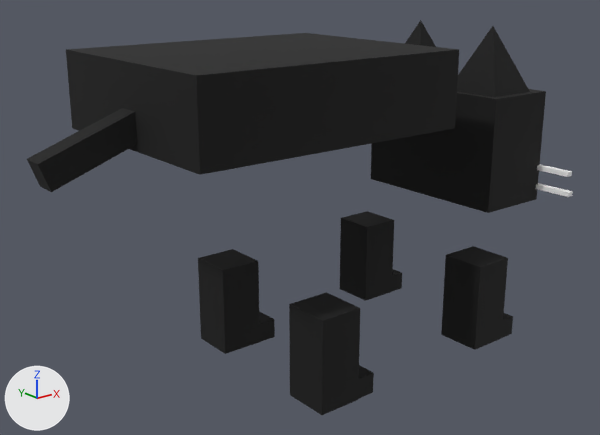
The FBX model GameTemplate/Game/Assets/modelData/neko/neko.fbx, before and after one commit.
One viewpoint serves both versions: a camera (50 mm lens) standing at (-3.38, -3.79, 1.46) and looking at (-0.28, 0.08, -0.09). The axes (+X, +Y, +Z) are drawn at lower left. The lights are the same throughout. Where no turn or scale is listed for an object, it has been applied to the vertices.
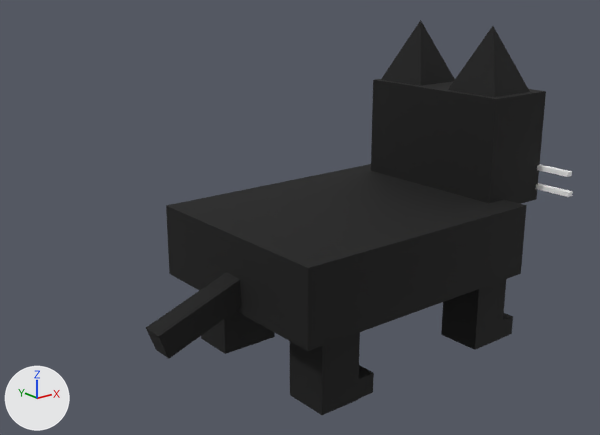
Changed parts and their boxes (x1, y1, x2, y2) in the pictures (600 x 435 px):
```json
{"object": "Box002", "change": "moved", "before": [66, 33, 459, 175], "after": [166, 164, 527, 351]}
{"object": "Box023", "change": "moved", "before": [27, 108, 137, 192], "after": [146, 272, 241, 359]}
{"object": "Box014", "change": "unchanged, covered by the edit", "before": [198, 249, 260, 354], "after": [201, 311, 260, 354]}
{"object": "Box004", "change": "unchanged, covered by the edit", "before": [340, 211, 394, 301]}
{"object": "Pyramid001", "change": "unchanged, uncovered by the edit", "before": [405, 20, 436, 47], "after": [381, 20, 455, 86]}
```

Scene script edits in JSON lines:
```json
{"op": "set", "path": "ob_box002.location", "old": "(-0.444, 0.234, 0.469)", "new": "(0.059, 0.034, -0.534)"}
{"op": "set", "path": "ob_box023.location", "old": "(-1.517, 0.204, 0.451)", "new": "(-1.014, 0.005, -0.552)"}
```
